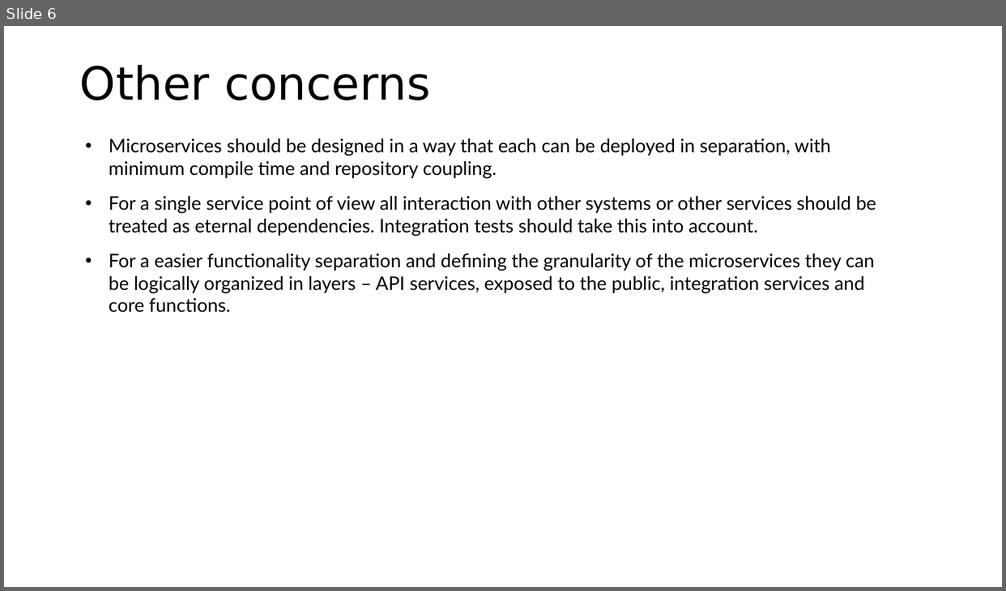
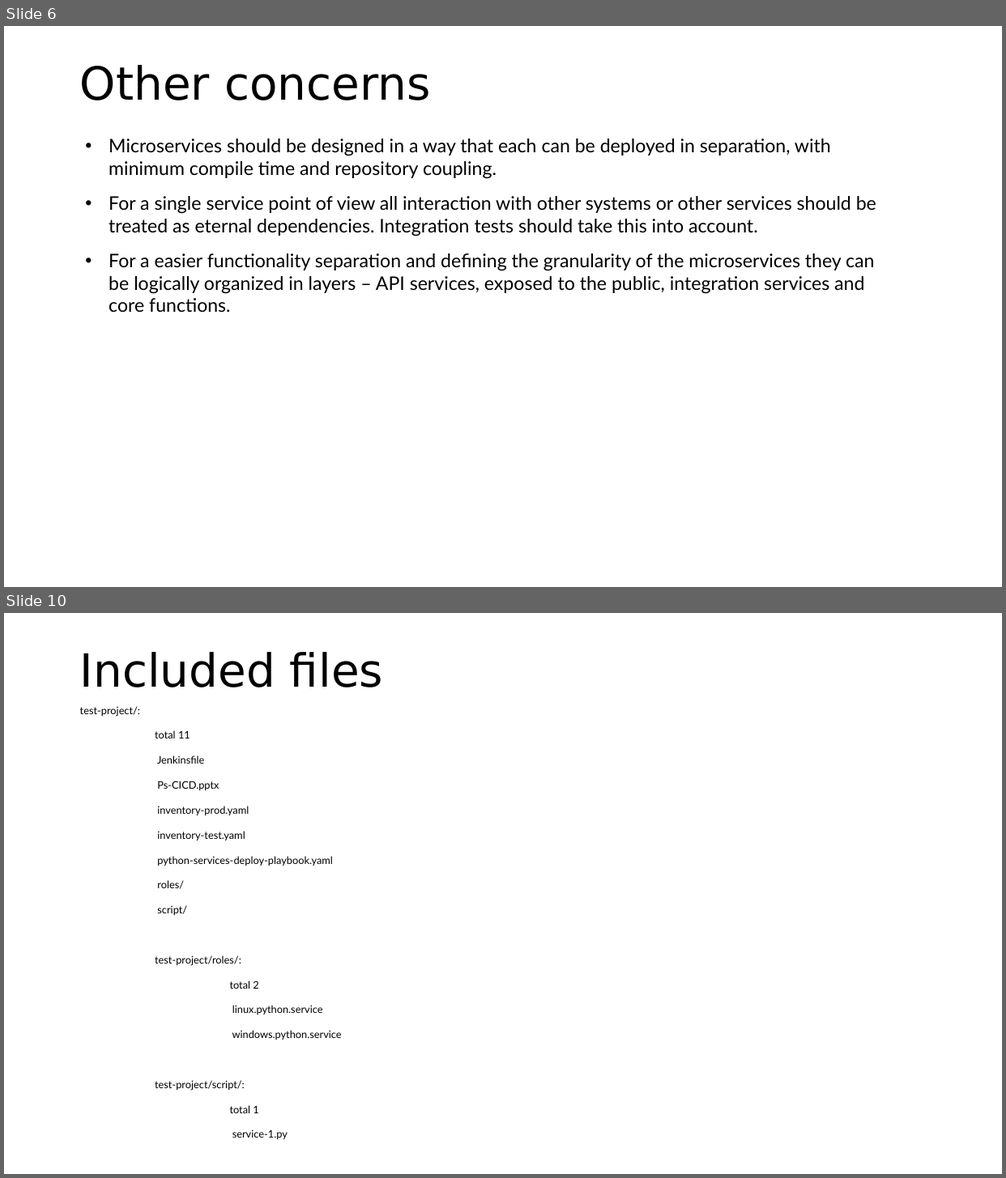
Before and after one commit to mihailnenov/test-python-project, a slide deck: Ps-CICD.pptx. Shown one above the other, each under a label of ours: slide 6 before the commit, slides 6 and 10 after it; the slides between them are not shown. The pictures are 1006x591 and 1006x1178 pixels, drawn with LibreOffice and Linux fonts; fonts in the diff are those of the drawing. Boxes give left, top, right and bottom in pixels: in the first picture for what was removed or moved away, otherwise in the second. Text is boxed around its words. In the diff, an @@ line names an element or a change of style, - is before the commit and + after.

```diff
--- a/Ps-CICD.pptx
+++ b/Ps-CICD.pptx
@@ slide 10 added at bbox=[4, 613, 1002, 1174], background #FFFFFF @@
@@ text added at bbox=[80, 652, 383, 688], 44 pt, text #000000 @@
+Included files
@@ text added at bbox=[80, 706, 342, 1140], 10 pt, text #000000 @@
+test-project/:
+total 11
+Jenkinsfile
+Ps-CICD.pptx
+inventory-prod.yaml
+inventory-test.yaml
+python-services-deploy-playbook.yaml
+roles/
+script/
+test-project/roles/:
+total 2
+linux.python.service
+windows.python.service
+test-project/script/:
+total 1
+service-1.py
```
Also in this commit, not shown: 3 slides changed, 1 other slide added, 1 other file.
